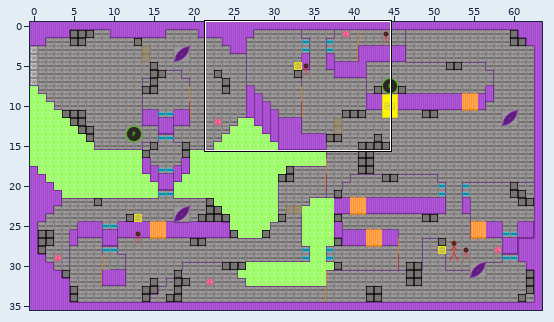
Two states of a Tiled map (JSON), assets/data/level1_greyboxing.tmj. The first picture is a wide view before the edit; the outline marks the close-up.
Close-up. First the earlier version:
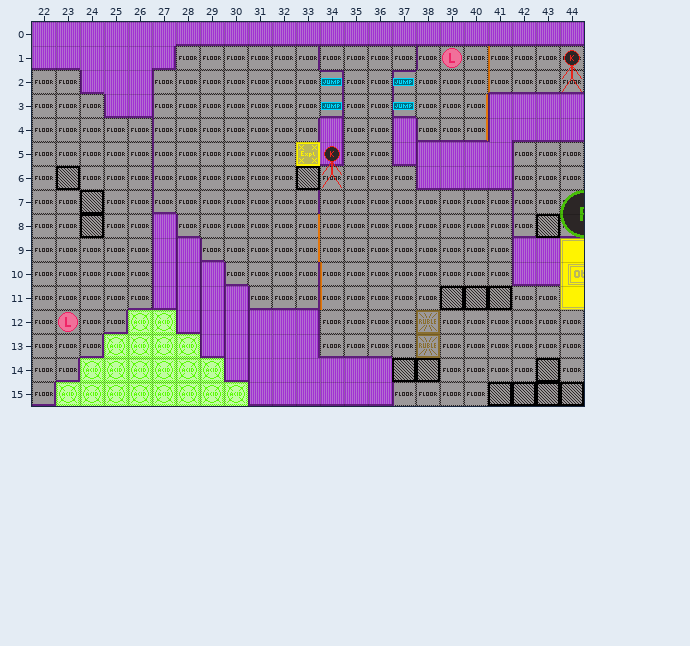
Cells are 24x24 px. Shown: x 22..44, y 0..15. The commit also changed other parts of the map, which this record leaves out.
After:
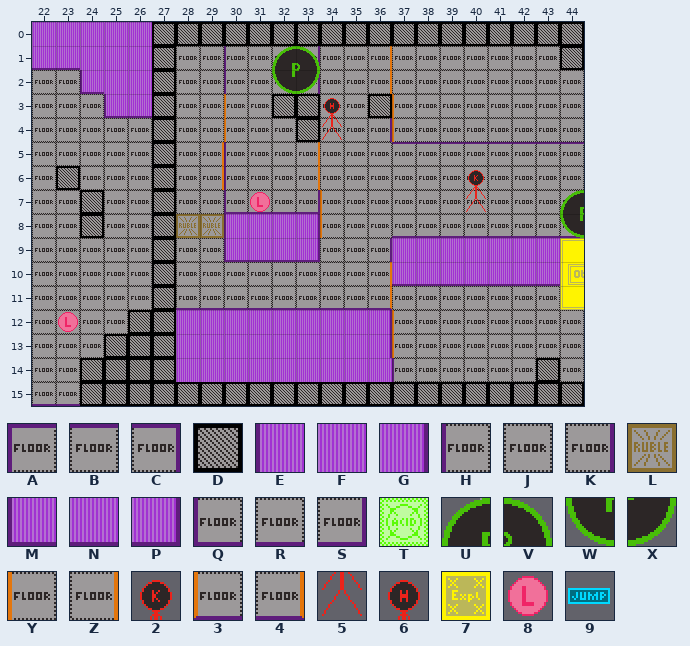
Key: from "hive_DESI_GreyboxingTileset_23": A 4, B 5, C 6, D 7, E 10, F 11, G 12, H 14, J 15, K 16, L 17, M 20, N 21, P 22, Q 24, R 25, S 26, T 27, U 28, V 29, W 38, X 39, Y 43, Z 45, 2 48, 3 53, 4 55, 5 58, 6 59, 7 77, 8 85, 9 86.
_ is an empty cell, # one hidden under a higher layer.
Tiles replaced or removed in this view: 2, 3, 4, 5, 7, 8, 9, A, C, D, E, F, G, H, J, K, L, M, N, P, Q, R, S, T, Y, Z.
Tiles of an added or newly shown layer are drawn over the layers below it.
Edits made:
Changed rows in their new state; . is an unchanged cell.
Layer "Background 1":
first column x 22:
10 ....._....
11 ....J__...
12 ...J#___..
13 ..J##____.
14 .J####FFFF
15 RR########
Layer "Non-Interactables 1":
first column x 24:
12 ..D
13 .DD
14 DDD
15 DDD
Layer "Background 2":
first column x 27:
 1 ........._.JJ.J...
 2 ........._J...JJJJ
 3 ........._...JJJJJ
 4 ......._._#JJJJJJJ
 5 ......._.._____...
 6 ......._...____...
 7 ......._....._....
 8 _......_.._____...
 9 __......._FFFFFF..
10 .__......_NNNNNN..
11 ..__....__........
12 .FFFF.FFFG........
13 .FFFF.FFFG........
Layer "Non-Interactables 2":
first column x 44:
 1 D
first column x 37:
11 ..___
14 __...
Layer "Interactables 2":
first column x 34:
 3 ...Y
 4 ...Y
 5 _...
 6 _...
first column x 34:
10 _....
11 _....
12 ...Y_
13 ...Y_
Layer "Background 3":
first column x 27:
 1 ..._.__....__.....
 2 ..._.__J.._.......
 3 ..._.__J.._.._____
 4 ..._.._J.K._______
 5 ..._...J..BBBBBBBB
 6 ..._...J...JJJJJ..
 7 #..____......J.J..
 8 .#.EFFG...RRRRRR..
 9 .JJMNNP..K........
10 .JJJ..JJ..........
11 .RRRR.RRR.........
Layer "Non-Interactables 3":
first column x 33:
 3 ...D.......
 6 _..........
 8 .........._
Layer "Interactables 3":
first column x 28:
 1 ........Z.._.
 2 ........Z....
 3 ......6....._
 4 ......5....._
 5 .Z..._.......
 6 .Z..........2
 7 ......Y.....5
 8 LL..._Y......
 9 ....._.......
10 ........Z....
11 ........4....
Layer "Invisibles 3":
first column x 34:
 2 _.._
 3 _.._
Layer "Background 4":
first column x 30:
 1 H.JK......._.._
 2 H.JK.......____
 5 H..............
 6 H..............
 7 QRRS...........
Layer "Non-Interactables 4":
first column x 32:
 3 DD
 4 .D
Layer "Interactables 4":
first column x 30:
 1 ..UV......._.._
 2 ..WX......._.._
 3 Y..............
 4 Y..............
 5 ...Z...........
 6 ...Z...........
 7 .8.............
Layer "Block" (added):
first column x 27:
 0 DDDDDDDDDDDDDDDDDD
 1 D.................
 2 D.................
 3 D.................
 4 D.................
 5 D.................
 6 D.................
 7 D.................
 8 D.................
 9 D.................
10 D.................
11 D.................
12 D.................
13 D.................
14 D.................
15 DDDDDDDDDDDDDD....
